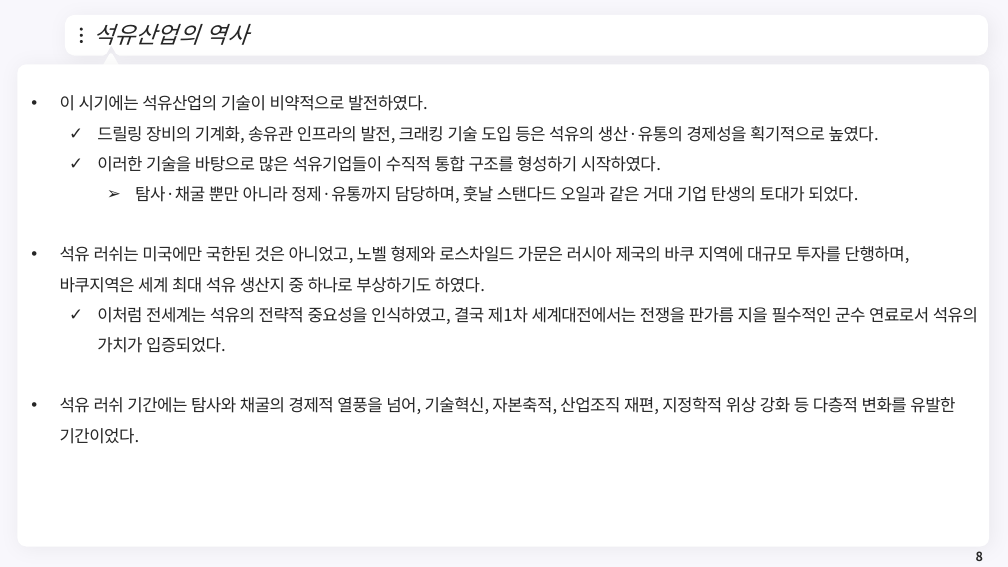
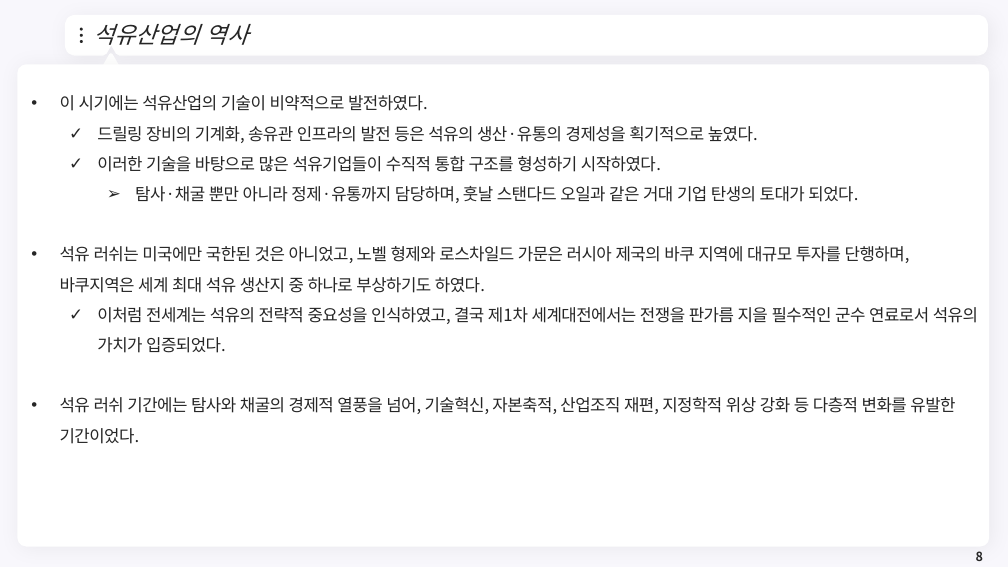
Before and after one commit to meandthey/Teaching, a slide deck: slide 8 of 에너지경제학/자원에너지경제학_Chapter_3 (석유).pptx. Drawn at 1008x567 pixels with LibreOffice and Linux fonts; fonts in the diff are those of the drawing; background and template pictures are left out. Boxes give left, top, right and bottom in pixels: in the first picture for what was removed or moved away, otherwise in the second. Text is boxed around its words. In the diff, an @@ line names an element or a change of style, - is before the commit and + after.

```diff
--- a/에너지경제학/자원에너지경제학_Chapter_3 (석유).pptx
+++ b/에너지경제학/자원에너지경제학_Chapter_3 (석유).pptx
@@ text at bbox=[97, 126, 758, 143]: text changed @@
-  ✓ 드릴링 장비의 기계화, 송유관 인프라의 발전, 크래킹 기술 도입 등은 석유의 생산·유통의 경제성을 획기적으로 높였다.
+  ✓ 드릴링 장비의 기계화, 송유관 인프라의 발전 등은 석유의 생산·유통의 경제성을 획기적으로 높였다.
```
Also in this commit, not shown: 7 other slides changed, 14 other files.
